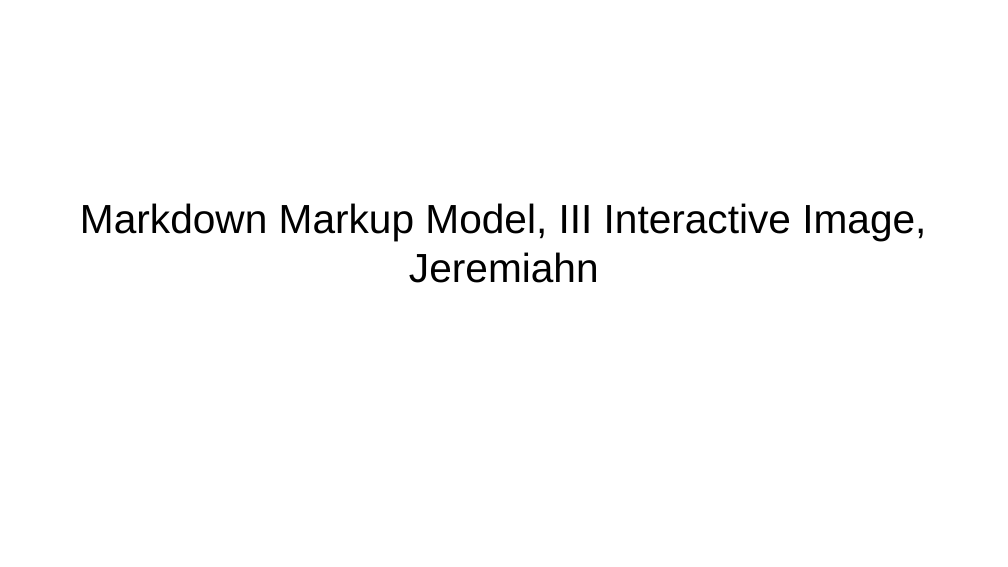
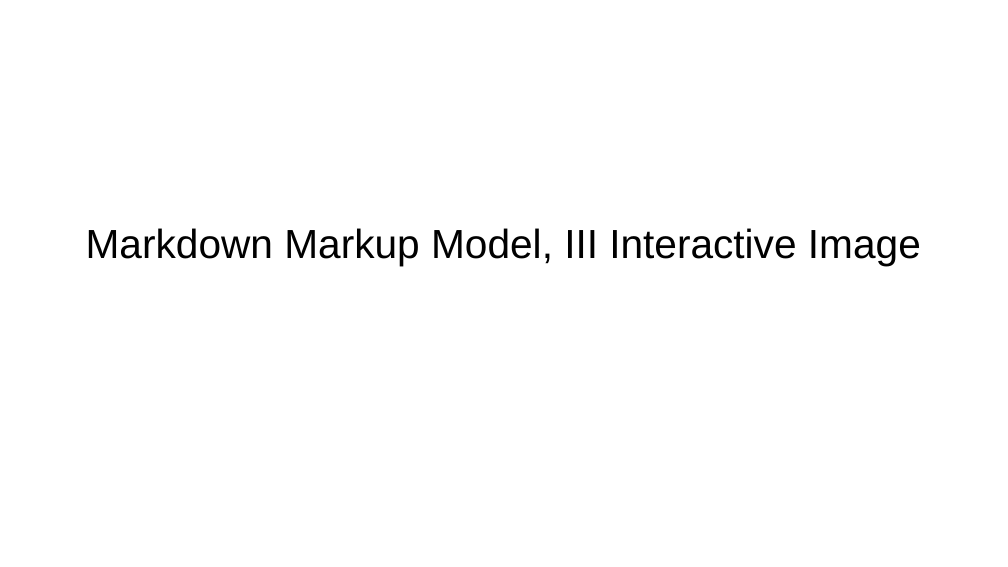
Before and after one commit to StudyWithJY/ResultReport, a slide deck: slide 18 of 7.19/woohyun/DewProject.odp (slide 17 before the commit). Drawn at 1008x567 pixels with LibreOffice and Linux fonts; fonts in the diff are those of the drawing. Boxes give left, top, right and bottom in pixels: in the first picture for what was removed or moved away, otherwise in the second. Text is boxed around its words. In the diff, an @@ line names an element or a change of style, - is before the commit and + after.

```diff
--- a/7.19/woohyun/DewProject.odp
+++ b/7.19/woohyun/DewProject.odp
@@ subtitle at (86,228,921,265): text changed @@
-Markdown Markup Model, III Interactive Image, Jeremiahn
+Markdown Markup Model, III Interactive Image
```
Also in this commit, not shown: 4 other slides changed, 1 slide added.
